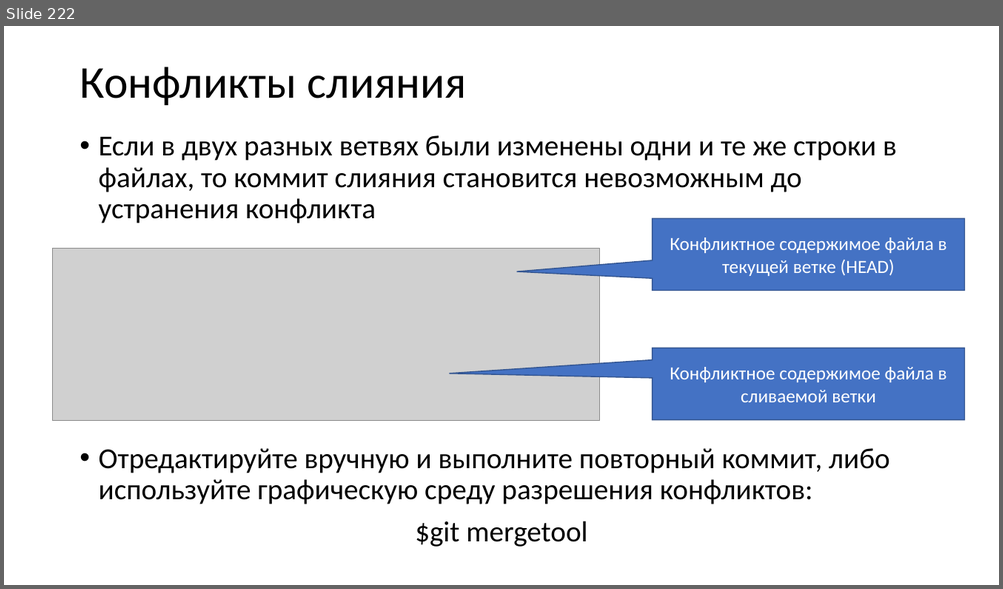
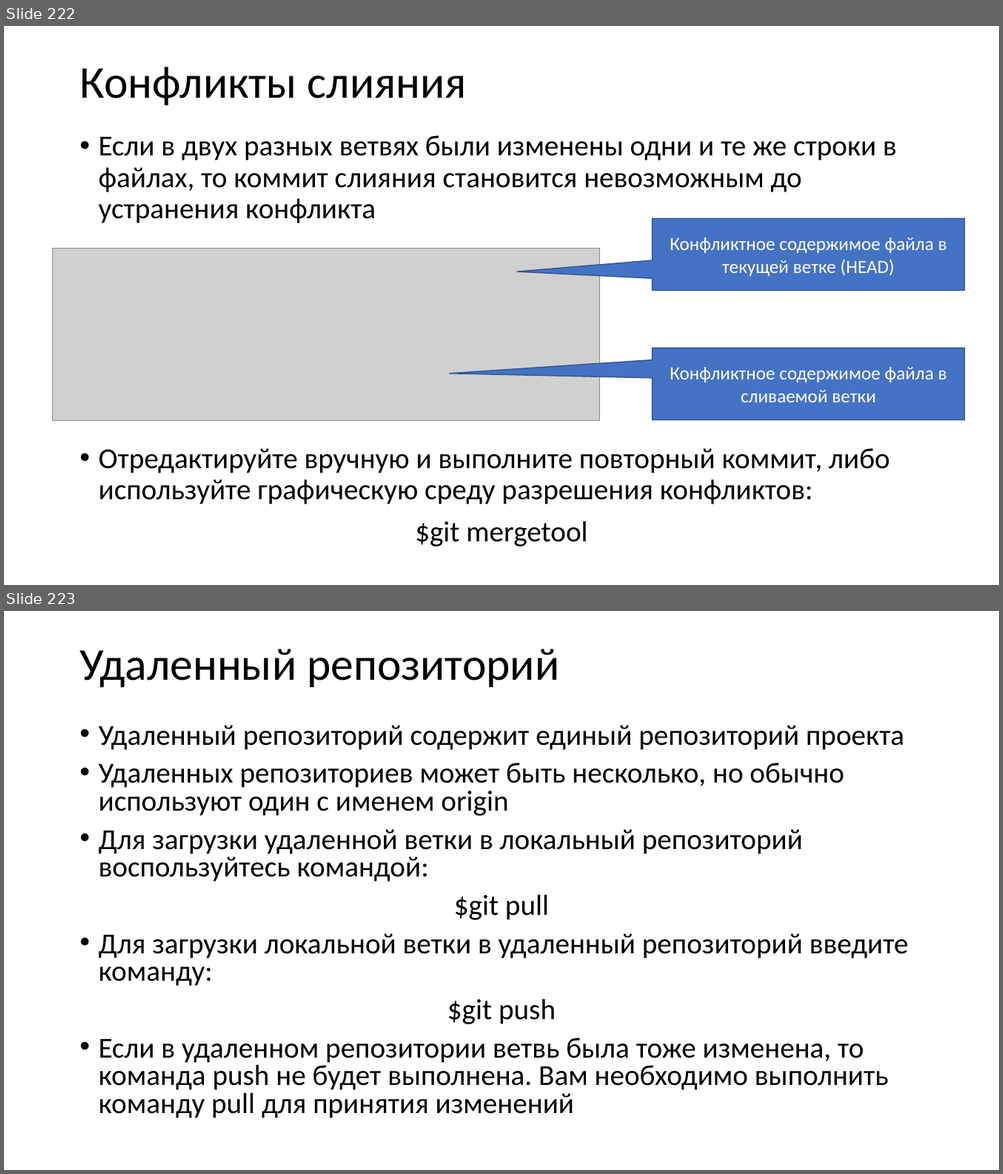
Before and after one commit to paveltsytovich/telegram-course, a slide deck: Presentation/Разработка ботов для телеграмм на Python.pptx. Shown one above the other, each under a label of ours: slide 222 before the commit, slides 222 and 223 after it. The pictures are 1003x589 and 1003x1174 pixels, drawn with LibreOffice and Linux fonts; fonts in the diff are those of the drawing; grey boxes stand for pictures. Boxes give left, top, right and bottom in pixels: in the first picture for what was removed or moved away, otherwise in the second. Text is boxed around its words. In the diff, an @@ line names an element or a change of style, - is before the commit and + after.

```diff
--- a/Presentation/Разработка ботов для телеграмм на Python.pptx
+++ b/Presentation/Разработка ботов для телеграмм на Python.pptx
@@ slide 223 added at <box>4,611,999,1170</box>, background #FFFFFF @@
@@ title added at <box>79,649,559,687</box>, 44 pt, text #000000 @@
+Удаленный репозиторий
@@ text added at <box>99,725,908,1119</box>, 28 pt, text #000000 @@
+• Удаленный репозиторий содержит единый репозиторий проекта
+• Удаленных репозиториев может быть несколько, но обычно используют один с именем origin
+• Для загрузки удаленной ветки в локальный репозиторий воспользуйтесь командой:
+$git pull
+• Для загрузки локальной ветки в удаленный репозиторий введите команду:
+$git push
+• Если в удаленном репозитории ветвь была тоже изменена, то команда push не будет выполнена. Вам необходимо выполнить команду pull для принятия изменений
```
Also in this commit, not shown: 1 slide changed, 2 other slides added, 1 slide removed, 1 other file.
